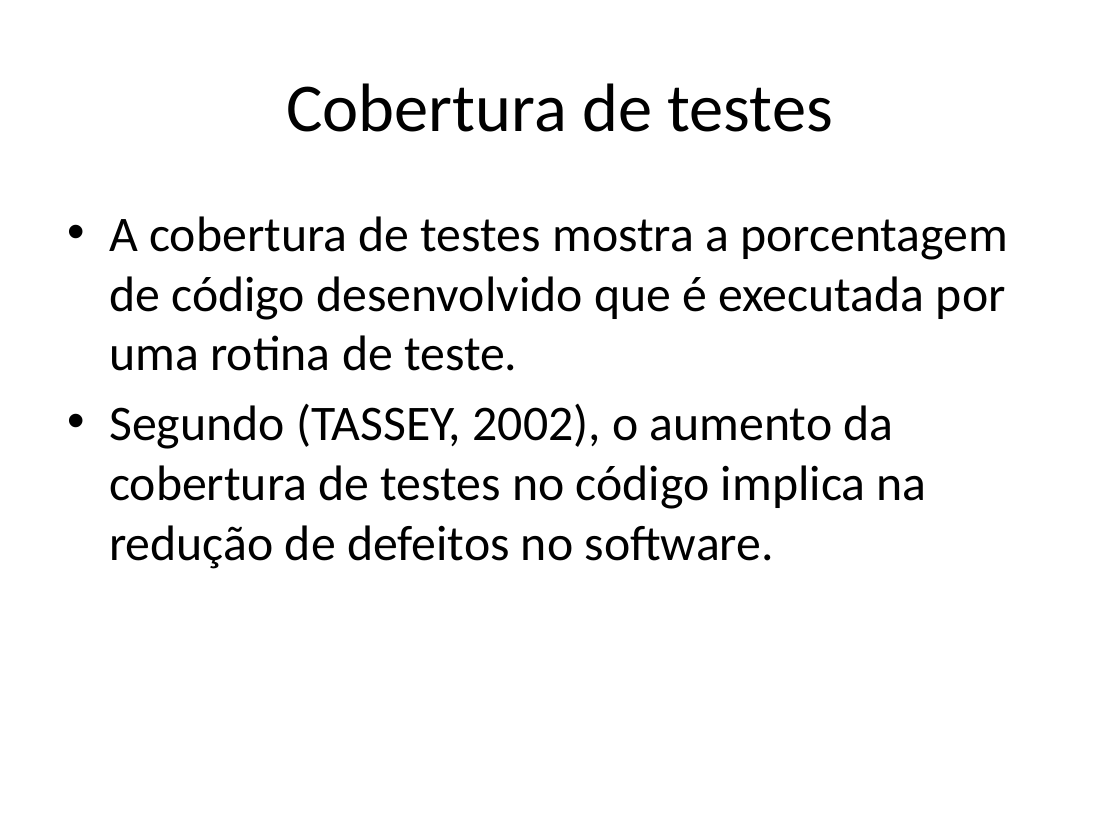
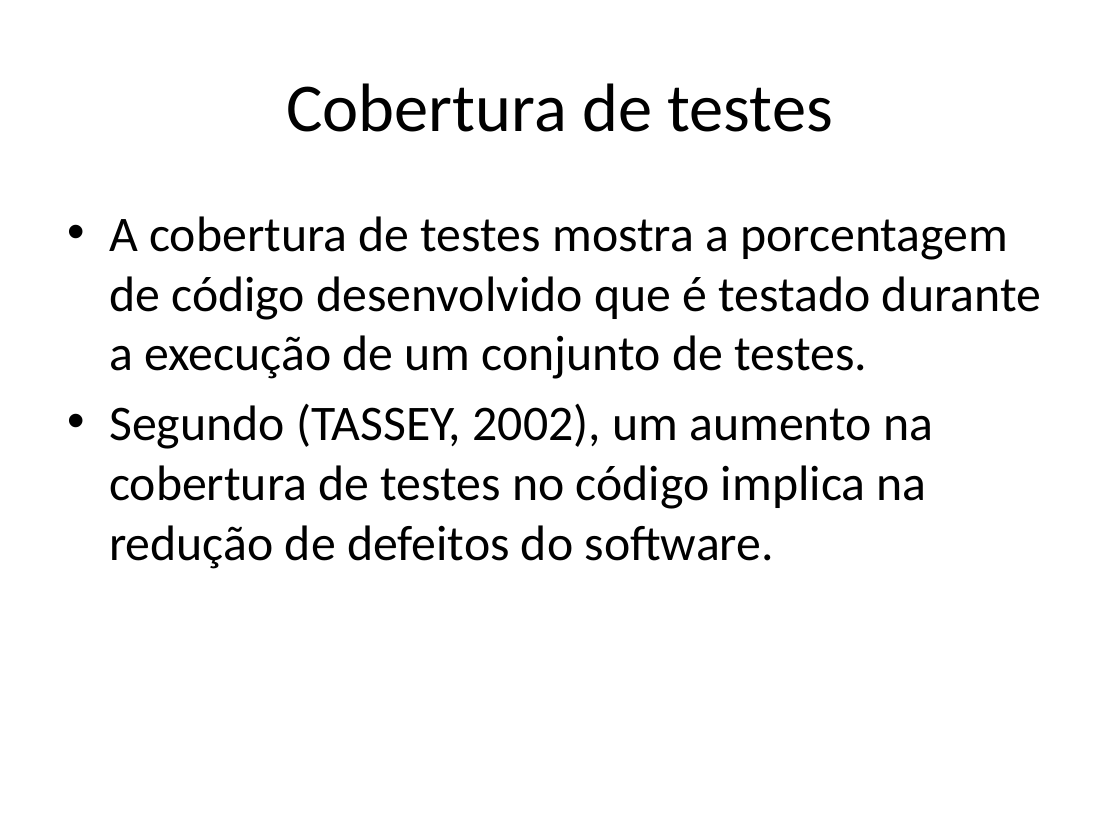
Before and after one commit to jpjcjbr/tccjp, a slide deck: slide 19 of apresentacao tcc.pptx (slide 16 before the commit). Drawn at 1120x840 pixels with LibreOffice and Linux fonts; fonts in the diff are those of the drawing. Boxes give left, top, right and bottom in pixels: in the first picture for what was removed or moved away, otherwise in the second. Text is boxed around its words. In the diff, an @@ line names an element or a change of style, - is before the commit and + after.

```diff
--- a/apresentacao tcc.pptx
+++ b/apresentacao tcc.pptx
@@ text at [109,216,1041,569]: text changed @@
-• A cobertura de testes mostra a porcentagem de código desenvolvido que é executada por uma rotina de teste.
-• Segundo (TASSEY, 2002), o aumento da cobertura de testes no código implica na redução de defeitos no software.
+• A cobertura de testes mostra a porcentagem de código desenvolvido que é testado durante a execução de um conjunto de testes.
+• Segundo (TASSEY, 2002), um aumento na cobertura de testes no código implica na redução de defeitos do software.
```
Also in this commit, not shown: 11 other slides changed, 3 slides added, 1 other file.
